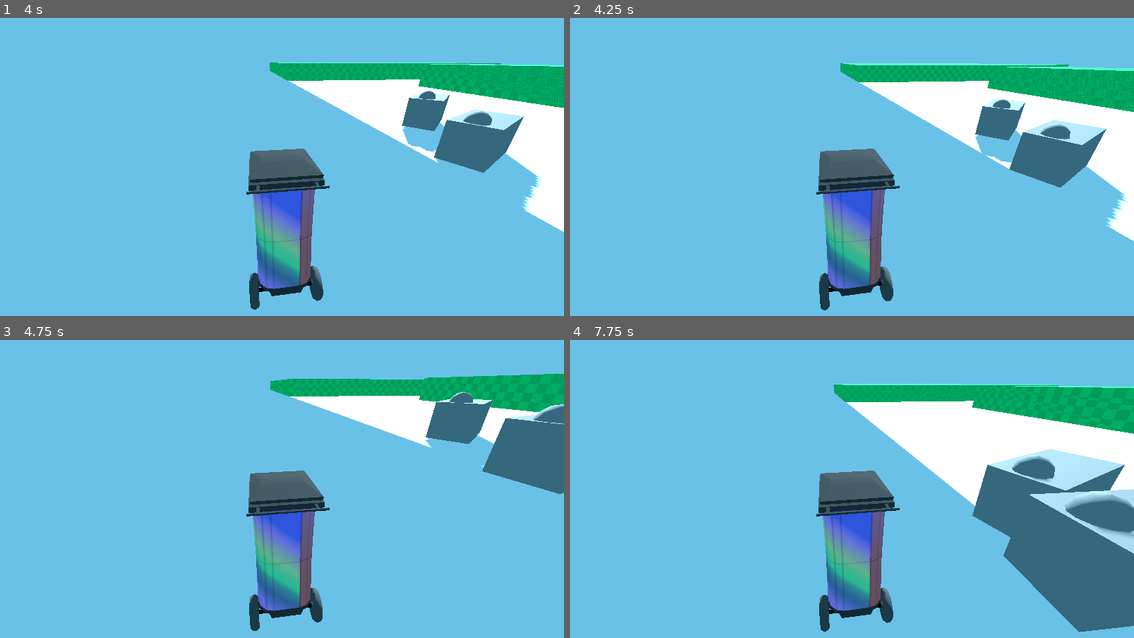
Above: before the commit, frames 1-4 (two rows, left to right).
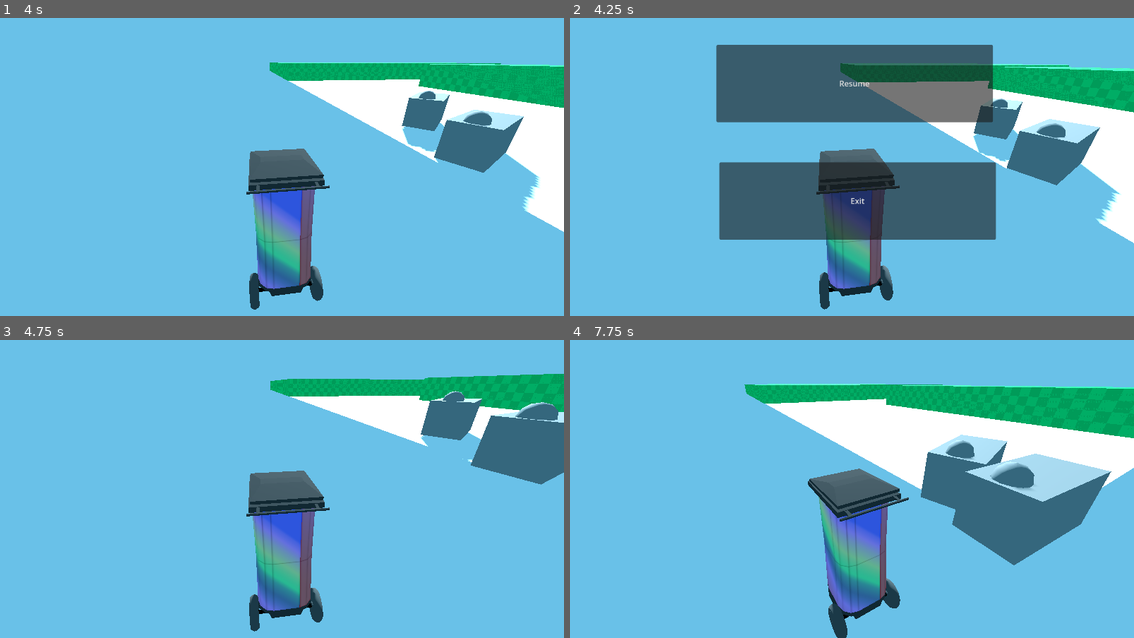
Above: after the commit, the same moments.

Repository: wagenrace/return-to-sender
Game: Godot game, scene res://world.tscn
Two runs of this game, one before a commit and one after it. Both use one fixed random seed, a clock stepped at 60 frames per second and the inputs below.
Inputs (mouse positions are in pixels of both pictures, inside the frame that each line leads up to):
- Up to frame 1 (4 s): tap Enter at 0.5 s; move the mouse to (310, 155) at 0.52 s; hold W (move_forward) from 0.53 s (still down); move the mouse to (253, 158) at 1.27 s; move the mouse to (293, 152) at 2.02 s; move the mouse to (276, 164) at 2.77 s; move the mouse to (321, 161) at 3.52 s
- Up to frame 2 (4.25 s): keep holding W (move_forward); tap Escape (ui_cancel) at 4.15 s
- Up to frame 3 (4.75 s): release W (move_forward) at 4.25 s; click (282, 405) at 4.25 s, where only the run after the commit has a clickable "Resume"
- Up to frame 4 (7.75 s): move the mouse to (682, 432) at 5.02 s; hold A (move_left) 5.03-5.78 s; move the mouse to (880, 480) at 5.77 s; hold S (move_backward) 5.78-6.53 s; tap Space at 6.5 s; move the mouse to (767, 399) at 6.52 s; hold D (move_right) 6.53-7.28 s; move the mouse to (976, 462) at 7.27 s; hold W (move_forward) from 7.28 s (still down)

Frame 1 is identical in both runs. In frame 2, 26% of the frame differs, in the area x 25-100%, y 9-99%; in frame 3, 1.8%; in frame 4, 21%.

Commit message:
add menu

Diff:
--- /dev/null
+++ b/MenuController.gd
@@ -0,0 +1,35 @@
+extends Control
+
+@onready var resumeButton = $ResumeButton
+@onready var exitButton = $ExitButton
+# Called when the node enters the scene tree for the first time.
+func _ready():
+	resumeButton.connect("pressed", _on_resume_button_pressed)
+	exitButton.connect("pressed", _on_exit_button_pressed)
+
+func _on_resume_button_pressed():
+	resumeGame()
+
+func _on_exit_button_pressed():
+	get_tree().quit()
+
+func pauseGame():
+	get_tree().paused = true
+	Input.mouse_mode=Input.MOUSE_MODE_VISIBLE
+	self.visible = true
+
+func resumeGame():
+	get_tree().paused = false
+	Input.mouse_mode=Input.MOUSE_MODE_CAPTURED
+	self.visible = false
+
+func _unhandled_key_input(_event):
+	if Input.is_action_just_pressed("ui_cancel"):
+		if Input.mouse_mode==Input.MOUSE_MODE_CAPTURED:
+			pauseGame()
+		else:
+			resumeGame()
+
+# Called every frame. 'delta' is the elapsed time since the previous frame.
+func _process(delta):
+	pass
--- a/character.gd
+++ b/character.gd
@@ -19,13 +19,6 @@
 	if _event is InputEventMouseMotion and Input.mouse_mode==Input.MOUSE_MODE_CAPTURED:
 		camera.rotate_y(-_event.relative.x * CAMERA_ROTATION_SPEED)
 		#TODO clip the camera rotation to the player rotation
-
-func _unhandled_key_input(_event):
-	if Input.is_action_just_pressed("ui_cancel"):
-		if Input.mouse_mode==Input.MOUSE_MODE_CAPTURED:
-			Input.mouse_mode=Input.MOUSE_MODE_VISIBLE
-		else:
-			Input.mouse_mode=Input.MOUSE_MODE_CAPTURED
 
 func _physics_process(delta):
 	# Add the waves
--- a/world.tscn
+++ b/world.tscn
@@ -1,9 +1,10 @@
-[gd_scene load_steps=12 format=3 uid="uid://ga4brol6kes6"]
+[gd_scene load_steps=13 format=3 uid="uid://ga4brol6kes6"]
 
 [ext_resource type="Shader" uid="uid://dtq8vkrpvuqfj" path="res://gridmaterial.tres" id="1_78mpy"]
 [ext_resource type="PackedScene" uid="uid://doh0w0if3r85g" path="res://character.tscn" id="2_7bd7c"]
 [ext_resource type="Script" path="res://animation.gd" id="3_w4bpu"]
 [ext_resource type="PackedScene" uid="uid://bat4oce2wgj0y" path="res://enemy_ram.tscn" id="4_vixoe"]
+[ext_resource type="Script" path="res://MenuController.gd" id="5_wkwxv"]
 
 [sub_resource type="Environment" id="Environment_g3bud"]
 background_mode = 1
@@ -113,3 +114,42 @@
 
 [node name="EnemyRam2" parent="Enemies" instance=ExtResource("4_vixoe")]
 transform = Transform3D(-0.997684, 0, -0.0680154, 0, 1, 0, 0.0680154, 0, -0.997684, 9.53332, 3.53954, -6.0442)
+
+[node name="Control" type="Control" parent="."]
+process_mode = 3
+visible = false
+layout_mode = 3
+anchors_preset = 0
+offset_right = 1152.0
+offset_bottom = 650.0
+script = ExtResource("5_wkwxv")
+
+[node name="ResumeButton" type="Button" parent="Control"]
+layout_mode = 1
+anchors_preset = 8
+anchor_left = 0.5
+anchor_top = 0.5
+anchor_right = 0.5
+anchor_bottom = 0.5
+offset_left = -277.0
+offset_top = -231.0
+offset_right = 288.0
+offset_bottom = -73.0
+grow_horizontal = 2
+grow_vertical = 2
+text = "Resume"
+
+[node name="ExitButton" type="Button" parent="Control"]
+layout_mode = 1
+anchors_preset = 8
+anchor_left = 0.5
+anchor_top = 0.5
+anchor_right = 0.5
+anchor_bottom = 0.5
+offset_left = -271.0
+offset_top = 9.0
+offset_right = 294.0
+offset_bottom = 167.0
+grow_horizontal = 2
+grow_vertical = 2
+text = "Exit"
